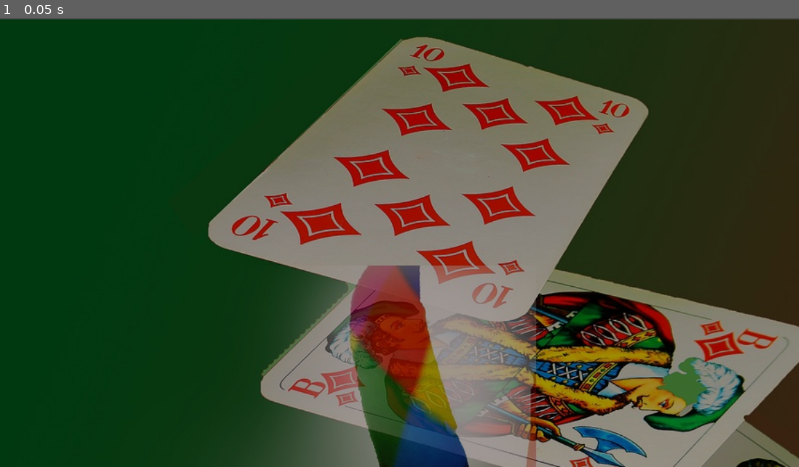
Above: before the commit, frame 1.
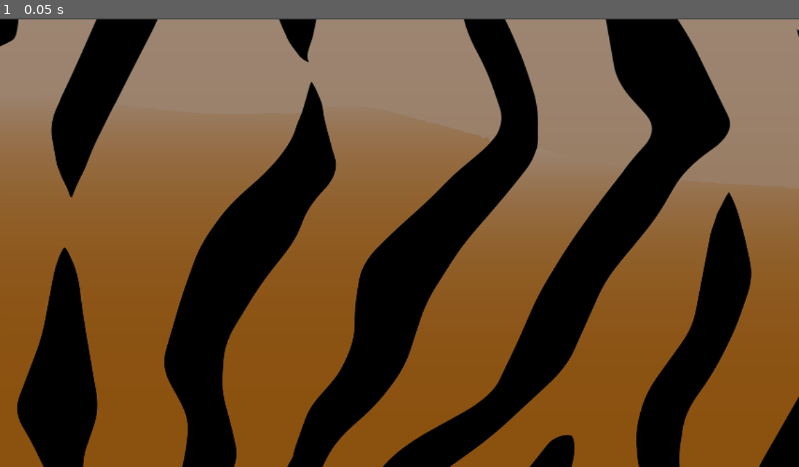
Above: after the commit, the same moment.

Repository: Ksong228/QMKC-Inc.
Game: Godot game, scene res://main_menu.tscn
The game is run twice, just before and just after one commit, with the same random seed, the same clock (stepped at 60 frames per second) and the same inputs.
Inputs:
- Up to frame 1 (0.05 s): no input

The runs differ from the first frame. In frame 1, 98% of the frame differs, in the area x 0-100%, y 0-100%.

Commit message:
Update files
Newly updated files

Diff:
--- /dev/null
+++ b/main_menu.gd
@@ -0,0 +1,21 @@
+extends Control
+
+func _on_single_player_pressed() -> void:
+	get_tree().change_scene_to_file("res://main_menu.tscn")
+
+
+func _on_create_game_pressed() -> void:
+	pass # Replace with function body.
+
+
+func _on_join_game_pressed() -> void:
+	pass # Replace with function body.
+
+
+func _on_resume_pressed() -> void:
+	pass # Replace with function body.
+
+
+func _on_exit_pressed() -> void:
+	pass # Replace with function body.
+	get_tree().quit()
--- a/main_menu.tscn
+++ b/main_menu.tscn
@@ -1,10 +1,27 @@
-[gd_scene load_steps=4 format=3 uid="uid://u1jbs7wfse36"]
+[gd_scene load_steps=7 format=3 uid="uid://u1jbs7wfse36"]
 
-[ext_resource type="Texture2D" uid="uid://bj7a2m880eukj" path="res://Media/card menu background.jpg" id="1_wakyp"]
+[ext_resource type="Texture2D" uid="uid://b8uapn7m4qc82" path="res://Media/animal-1296970_1920.png" id="1_adbk1"]
+[ext_resource type="Script" path="res://main_menu.gd" id="1_t7m8d"]
 
 [sub_resource type="StyleBoxTexture" id="StyleBoxTexture_telhf"]
-texture = ExtResource("1_wakyp")
+texture = ExtResource("1_adbk1")
 modulate_color = Color(0.628087, 0.597238, 0.597229, 1)
+
+[sub_resource type="StyleBoxFlat" id="StyleBoxFlat_2ygai"]
+bg_color = Color(0.627157, 0.469996, 0.064229, 1)
+corner_radius_top_left = 50
+corner_radius_top_right = 50
+corner_radius_bottom_right = 50
+corner_radius_bottom_left = 50
+shadow_size = 5
+
+[sub_resource type="StyleBoxFlat" id="StyleBoxFlat_jvi4i"]
+bg_color = Color(0.945098, 0.721569, 0.176471, 1)
+corner_radius_top_left = 50
+corner_radius_top_right = 50
+corner_radius_bottom_right = 50
+corner_radius_bottom_left = 50
+shadow_size = 5
 
 [sub_resource type="StyleBoxFlat" id="StyleBoxFlat_3b1qh"]
 bg_color = Color(0.945098, 0.721569, 0.176471, 1)
@@ -29,6 +46,7 @@
 grow_vertical = 2
 size_flags_horizontal = 4
 size_flags_vertical = 4
+script = ExtResource("1_t7m8d")
 
 [node name="Panel" type="Panel" parent="."]
 layout_mode = 1
@@ -51,21 +69,51 @@
 anchor_bottom = 0.5
 offset_left = 769.0
 offset_top = -270.0
-offset_right = 1695.0
-offset_bottom = 402.0
+offset_right = 1663.0
+offset_bottom = 760.0
 grow_horizontal = 2
 grow_vertical = 2
 theme_override_constants/separation = 25
 
-[node name="Button" type="Button" parent="VBoxContainer"]
+[node name="Single Player" type="Button" parent="VBoxContainer"]
+layout_mode = 2
+size_flags_vertical = 3
+theme_override_colors/font_disabled_color = Color(0, 0, 0, 1)
+theme_override_colors/font_hover_pressed_color = Color(0, 0, 0, 1)
+theme_override_colors/font_hover_color = Color(0, 0, 0, 1)
+theme_override_colors/font_pressed_color = Color(0, 0, 0, 1)
+theme_override_colors/font_focus_color = Color(0, 0, 0, 1)
+theme_override_colors/font_color = Color(0, 0, 0, 1)
+theme_override_colors/font_outline_color = Color(0, 0, 0, 1)
+theme_override_colors/icon_normal_color = Color(0, 0, 0, 1)
+theme_override_colors/icon_focus_color = Color(0, 0, 0, 1)
+theme_override_colors/icon_pressed_color = Color(0, 0, 0, 1)
+theme_override_colors/icon_hover_color = Color(0, 0, 0, 1)
+theme_override_colors/icon_hover_pressed_color = Color(0, 0, 0, 1)
+theme_override_colors/icon_disabled_color = Color(0, 0, 0, 1)
+theme_override_font_sizes/font_size = 60
+theme_override_styles/hover = SubResource("StyleBoxFlat_2ygai")
+theme_override_styles/pressed = SubResource("StyleBoxFlat_jvi4i")
+theme_override_styles/normal = SubResource("StyleBoxFlat_3b1qh")
+text = "SINGLE PLAYER"
+
+[node name="Create Game" type="Button" parent="VBoxContainer"]
 layout_mode = 2
 size_flags_vertical = 3
 theme_override_colors/font_color = Color(0, 0, 0, 1)
 theme_override_font_sizes/font_size = 60
 theme_override_styles/normal = SubResource("StyleBoxFlat_3b1qh")
-text = "START NEW GAME"
+text = "CREATE GAME"
 
-[node name="Button2" type="Button" parent="VBoxContainer"]
+[node name="Join Game" type="Button" parent="VBoxContainer"]
+layout_mode = 2
+size_flags_vertical = 3
+theme_override_colors/font_color = Color(0, 0, 0, 1)
+theme_override_font_sizes/font_size = 60
+theme_override_styles/normal = SubResource("StyleBoxFlat_3b1qh")
+text = "JOIN GAME"
+
+[node name="Resume" type="Button" parent="VBoxContainer"]
 layout_mode = 2
 size_flags_vertical = 3
 theme_override_colors/font_color = Color(0, 0, 0, 1)
@@ -73,7 +121,7 @@
 theme_override_styles/normal = SubResource("StyleBoxFlat_3b1qh")
 text = "RESUME"
 
-[node name="Button3" type="Button" parent="VBoxContainer"]
+[node name="Exit" type="Button" parent="VBoxContainer"]
 layout_mode = 2
 size_flags_vertical = 3
 theme_override_colors/font_color = Color(0, 0, 0, 1)
@@ -88,14 +136,22 @@
 anchor_top = 0.5
 anchor_right = 0.5
 anchor_bottom = 0.5
-offset_left = 565.0
+offset_left = 597.0
 offset_top = -611.0
-offset_right = 1798.0
+offset_right = 1830.0
 offset_bottom = -304.0
 grow_horizontal = 2
 grow_vertical = 2
 theme_override_colors/font_color = Color(0.945098, 0.721569, 0.176471, 1)
 theme_override_colors/font_shadow_color = Color(0, 0, 0, 1)
 theme_override_font_sizes/font_size = 225
-text = "MIZZOUNO"
+text = "MIZUNO"
 horizontal_alignment = 1
+
+[connection signal="pressed" from="VBoxContainer/Single Player" to="." method="_on_single_player_pressed"]
+[connection signal="pressed" from="VBoxContainer/Single Player" to="." method="_on_button_pressed"]
+[connection signal="pressed" from="VBoxContainer/Single Player" to="." method="_on_start_pressed"]
+[connection signal="pressed" from="VBoxContainer/Create Game" to="." method="_on_create_game_pressed"]
+[connection signal="pressed" from="VBoxContainer/Join Game" to="." method="_on_join_game_pressed"]
+[connection signal="pressed" from="VBoxContainer/Resume" to="." method="_on_resume_pressed"]
+[connection signal="pressed" from="VBoxContainer/Exit" to="." method="_on_exit_pressed"]
Binary file added: Media/animal-1296970_1920.png
Not shown, changed: Media/animal-1296970_1920.png.import
